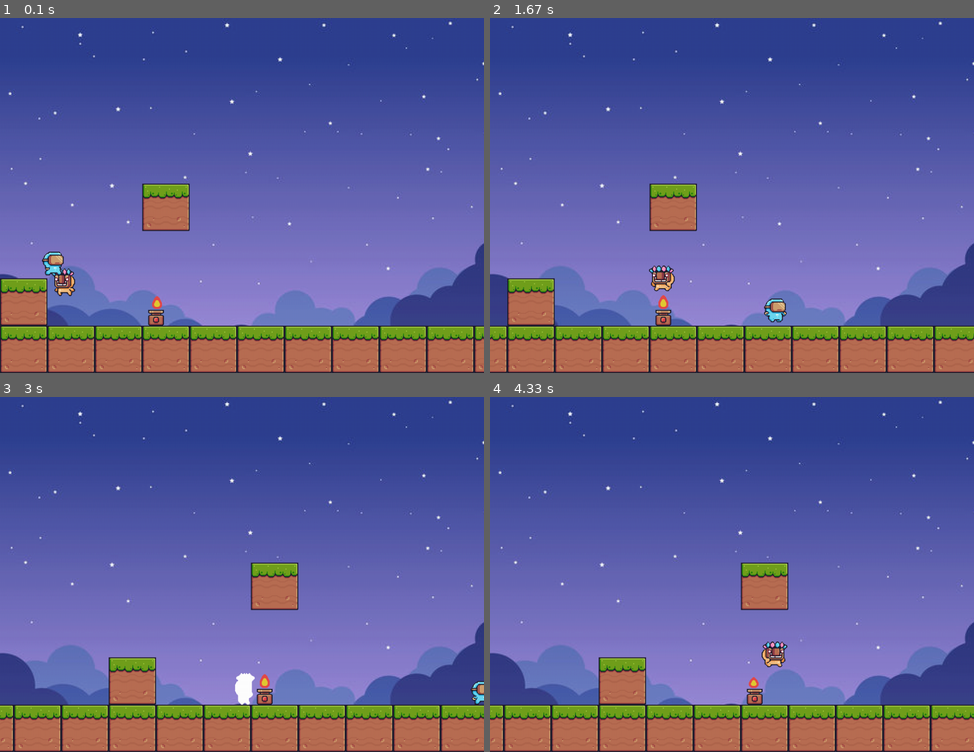
Above: before the commit, frames 1-4 (two rows, left to right).
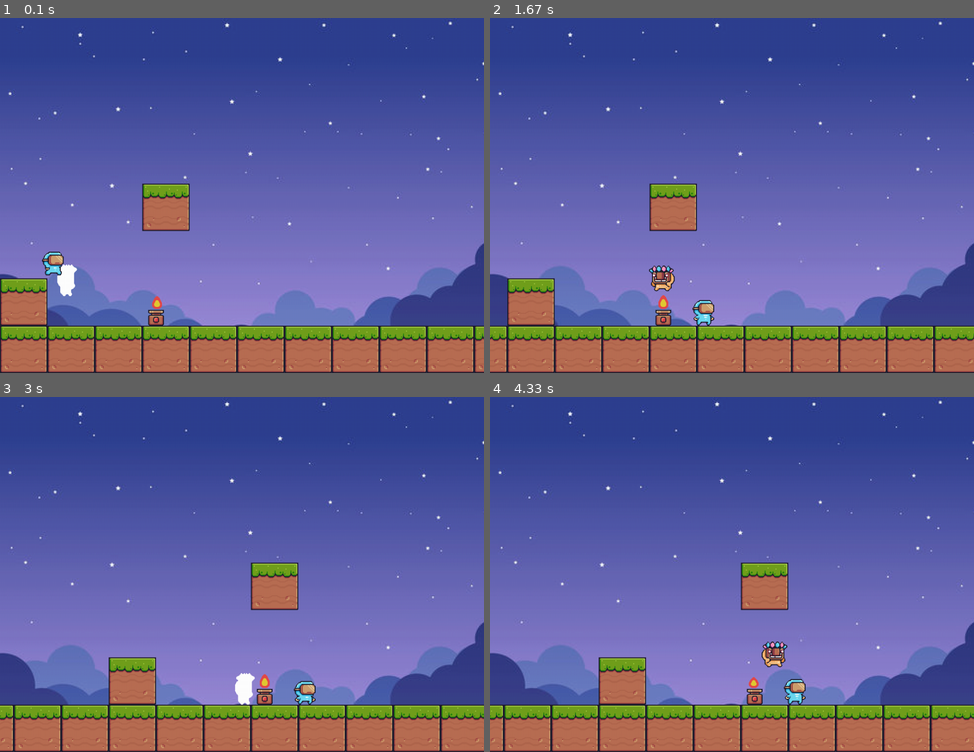
Above: after the commit, the same moments.

Repository: biancafu/pygame_hackathon
Game: pygame game, started from main.py
Same seed, same stepped clock (60 frames per second), same inputs: the game is played once before the commit and once after it.
Inputs:
- Up to frame 1 (0.1 s): no input
- Up to frame 2 (1.67 s): hold Right 0.33-0.8 s; hold Right 0.83-1.3 s; tap Space at 0.9, 1.2, 1.4 s; hold Left from 1.33 s (still down)
- Up to frame 3 (3 s): tap Space at 1.7, 1.97, 2.27, 2.4, 2.7 s; release Left at 1.87 s; hold Left 1.9-2.3 s; hold Right 2.33-2.97 s
- Up to frame 4 (4.33 s): hold Left 3-3.47 s; tap Space at 3.07, 3.37, 3.57, 3.87, 4.07 s; hold Right 3.5-3.97 s; hold Right from 4 s (still down)

The runs differ from the first frame. In frame 1, 0.3% of the frame differs, in the area x 10-16%, y 69-79%; in frame 2, 0.5%, in the area x 41-62%, y 78-87%; in frame 3, 0.4%; in frame 4, 0.3%.

Commit message:
make police stop when it has same x position as player but cannot collide with him

Diff:
--- a/main.py
+++ b/main.py
@@ -11,6 +11,7 @@
 WIN_HEIGHT = 720
 FPS = 60
 PLAYER_VEL = 5
+POLICE_VEL = 5
 
 BG_IMG = pygame.transform.scale2x(pygame.image.load(os.path.join("imgs", "bg.jpg")))
 
@@ -70,7 +71,7 @@
         self.y_vel = 0
         self.mask = None #mapping of pixels exists in sprite (which pixel exists to perform perfect pixel collision)
         #for showing animation later
-        self.direction = "left"
+        self.direction = "right"
         self.animation_count = 0
         #for gravity
         self.fall_count = 0
@@ -165,7 +166,7 @@
     SPRITES = load_sprite_sheets("MainCharacters", "VirtualGuy", 32, 32, True)
     ANIMATION_DELAY = 5
 
-    def __init__(self, x, y, width, height):
+    def __init__(self, x, y, width, height, name="police"):
         super().__init__()
         self.rect = pygame.Rect(x, y, width, height)
         self.x_vel = 5
@@ -176,10 +177,23 @@
         self.animation_count = 0
         #for gravity
         self.fall_count = 0
+        self.name = name
 
     def move(self, dx, dy):
         self.rect.x += dx
         self.rect.y +=dy
+
+    def move_left(self, vel):
+        self.x_vel = -vel
+        if self.direction != "left":
+            self.direction = "left"
+            self.animation_count = 0
+
+    def move_right(self, vel):
+        self.x_vel = vel
+        if self.direction != "right":
+            self.direction = "right"
+            self.animation_count = 0
 
     def loop(self, fps): #looping for each frame
         self.y_vel += min(1, (self.fall_count / fps) * self.GRAVITY)
@@ -217,8 +231,8 @@
         self.rect = self.sprite.get_rect(topleft=(self.rect.x, self.rect.y))
         self.mask = pygame.mask.from_surface(self.sprite)  #sprite uses mask
 
-    def draw(self, window):
-        window.blit(self.sprite, (self.rect.x, self.rect.y))
+    def draw(self, window, offset_x):
+        window.blit(self.sprite, (self.rect.x - offset_x, self.rect.y))
 
 class Object(pygame.sprite.Sprite):
     def __init__(self, x, y, width, height, name=None):
@@ -322,8 +336,22 @@
         if obj and obj.name == "fire":
             player.make_hit()
 
-def handle_police_move(police, objects):
-    vertical_collide = handle_vertical_collision(police, objects, police.y_vel)
+def handle_police_move(police, objects, player):
+    handle_vertical_collision(police, objects, police.y_vel)
+    collide_left = collide(player, [police], -1)
+    collide_right = collide(player, [police], 1)
+    to_check = [collide_left, collide_right]
+
+    for obj in to_check:
+        if obj and obj.name == "police":
+            player.make_hit()
+        elif police.rect.x >= player.rect.x:
+            police.x_vel = 0
+        else:
+            police.x_vel = 5
+
+
+
 
 ########################################################
 
@@ -335,7 +363,7 @@
         obj.draw(window, offset_x)
 
     player.draw(window, offset_x)
-    police.draw(window)
+    police.draw(window, offset_x)
 
     pygame.display.update()
 
@@ -374,7 +402,7 @@
         police.loop(FPS)
         fire.loop()
         handle_move(player, objects)
-        handle_police_move(police, objects)
+        handle_police_move(police, objects, player)
         draw(window, player, objects, offset_x, police)
 
         if ((player.rect.right - offset_x >= WIN_WIDTH - scroll_area_width) and player.x_vel > 0) or (#moving to the right, off the screen
